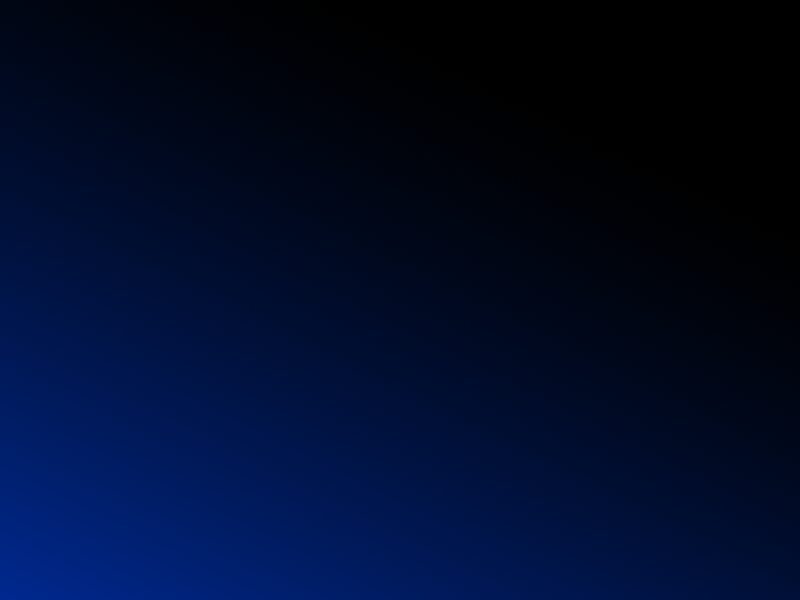
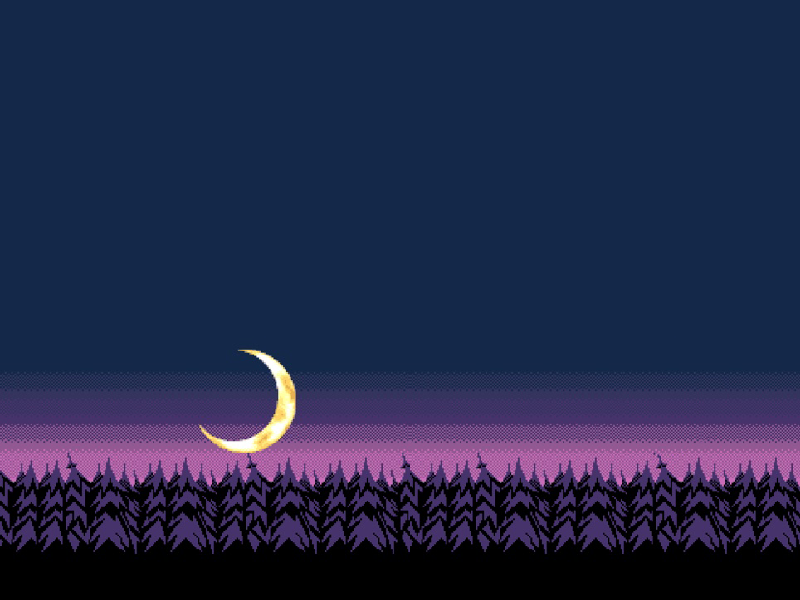
Comparing the layer stacks of the two 800px x 600px images. Changes:
added layer "Layer 2" above "Layer 3" over [0, 0, 800, 48]
added layer "night-sky copy" above "night-sky" over [410, 31, 800, 600]
added layer "night-sky" above "Layer 1" over [0, 31, 415, 600]
removed layer "Rectangle 1" over [0, 0, 800, 600]
